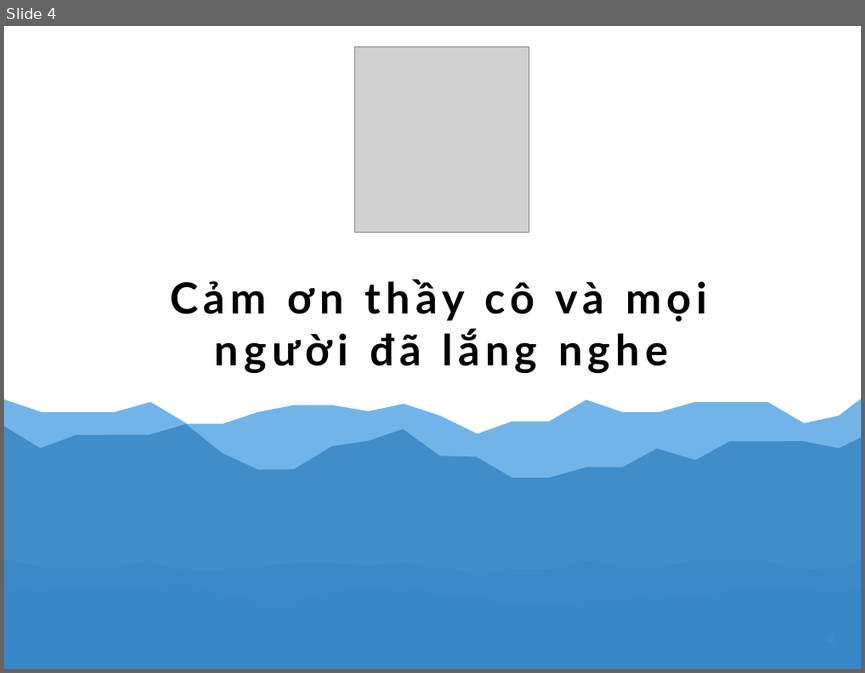
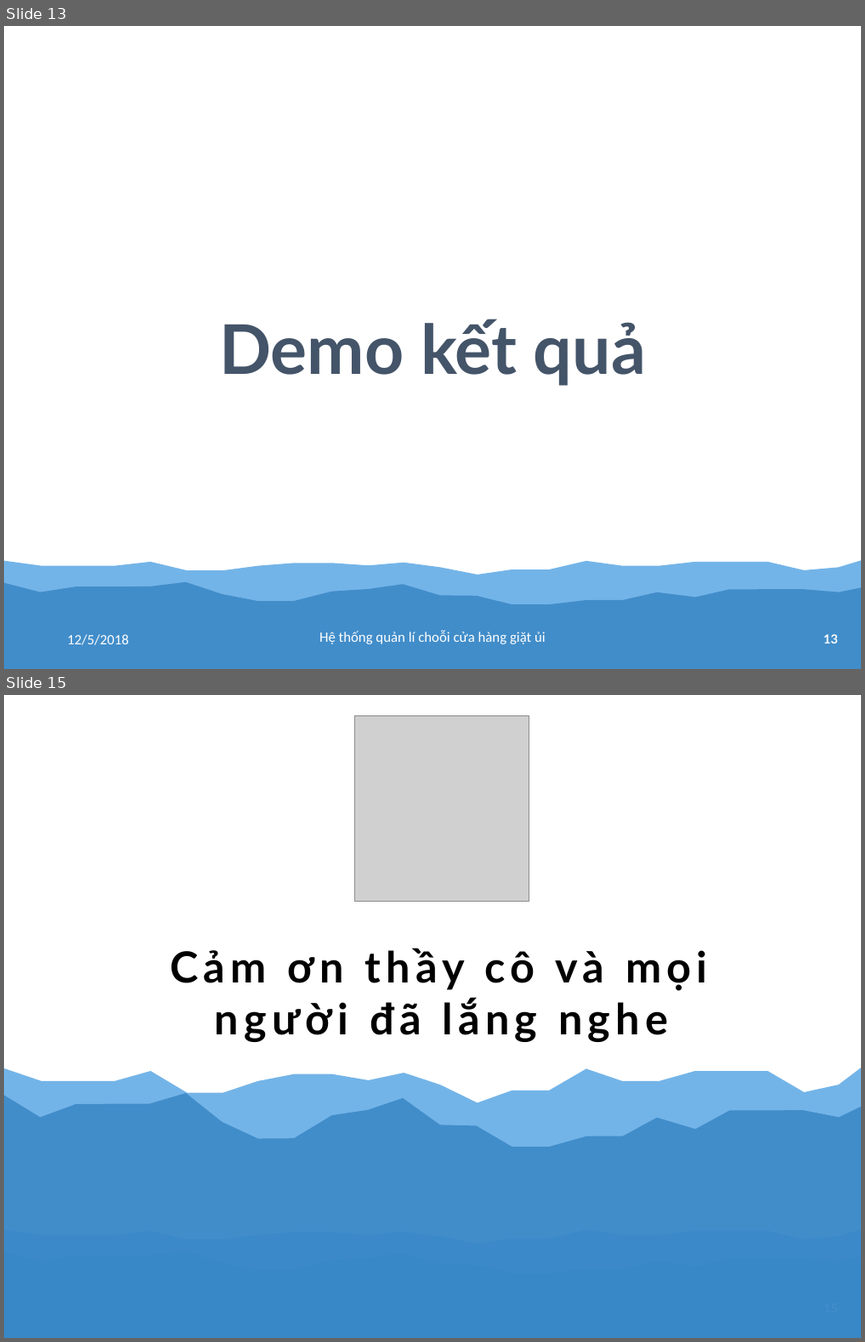
Before and after one commit to tranhoanghuan/Lu-n-v-n, a slide deck: baoCao/bao_cao.pptx. Shown one above the other, each under a label of ours: slide 4 before the commit, slides 13 and 15 after it; the slides between them are not shown. The pictures are 865x673 and 865x1342 pixels, drawn with LibreOffice and Linux fonts; fonts in the diff are those of the drawing; grey boxes stand for pictures. Boxes give left, top, right and bottom in pixels: in the first picture for what was removed or moved away, otherwise in the second. Text is boxed around its words. In the diff, an @@ line names an element or a change of style, - is before the commit and + after.

```diff
--- a/baoCao/bao_cao.pptx
+++ b/baoCao/bao_cao.pptx
@@ slide 13 added at <box>4,26,861,669</box>, background #FFFFFF; not listed: 2 template elements that a slide beside it also shows @@
@@ text added at <box>219,318,646,386</box>, 115 pt, text #445469, bold @@
+Demo kết quả
@@ text added at <box>67,634,129,645</box>, 24 pt, text #FFFFFF @@
+12/5/2018
@@ text added at <box>319,630,545,644</box>, 24 pt, text #FFFFFF @@
+Hệ thống quản lí choỗi cửa hàng giặt ủi
@@ page number added at <box>823,634,838,643</box>, 21 pt, text #FFFFFF, bold @@
+13
@@ what was slide 4 is now slide 15 @@
```
Also in this commit, not shown: 3 slides changed, 10 other slides added.
